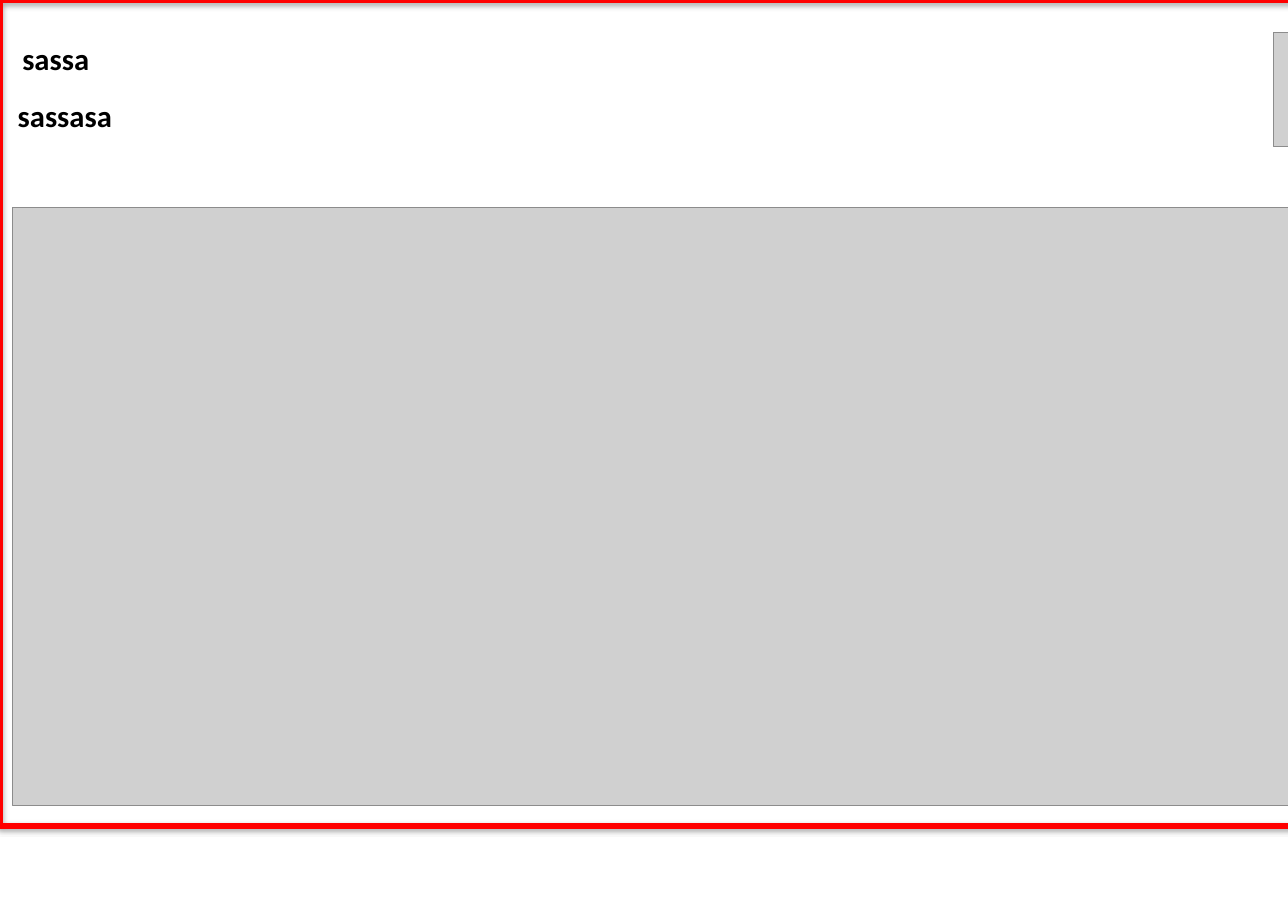
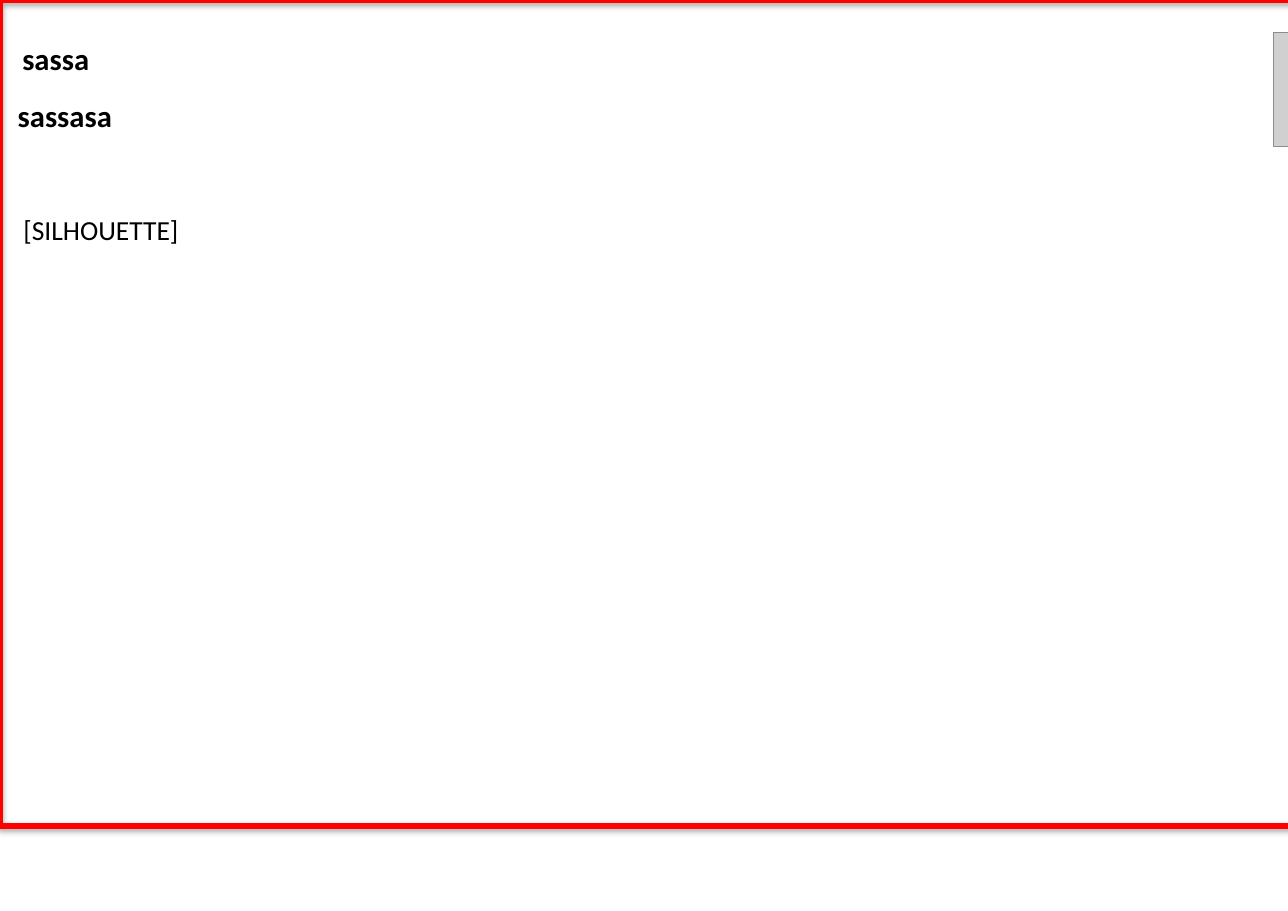
Before and after one commit to ethan0sc4r/schede_uunn, a slide deck: slide 1 of backend/data/exports/sassa_scheda.pptx. Drawn at 1288x911 pixels with LibreOffice and Linux fonts; fonts in the diff are those of the drawing; grey boxes stand for pictures. Boxes give left, top, right and bottom in pixels: in the first picture for what was removed or moved away, otherwise in the second. Text is boxed around its words. In the diff, an @@ line names an element or a change of style, - is before the commit and + after.

```diff
--- a/backend/data/exports/sassa_scheda.pptx
+++ b/backend/data/exports/sassa_scheda.pptx
@@ picture removed at (12, 208, 1288, 806) @@
@@ text added at (23, 220, 178, 244), 18 pt, text #000000 @@
+[SILHOUETTE]
```
Also in this commit, not shown: 59 other files.
